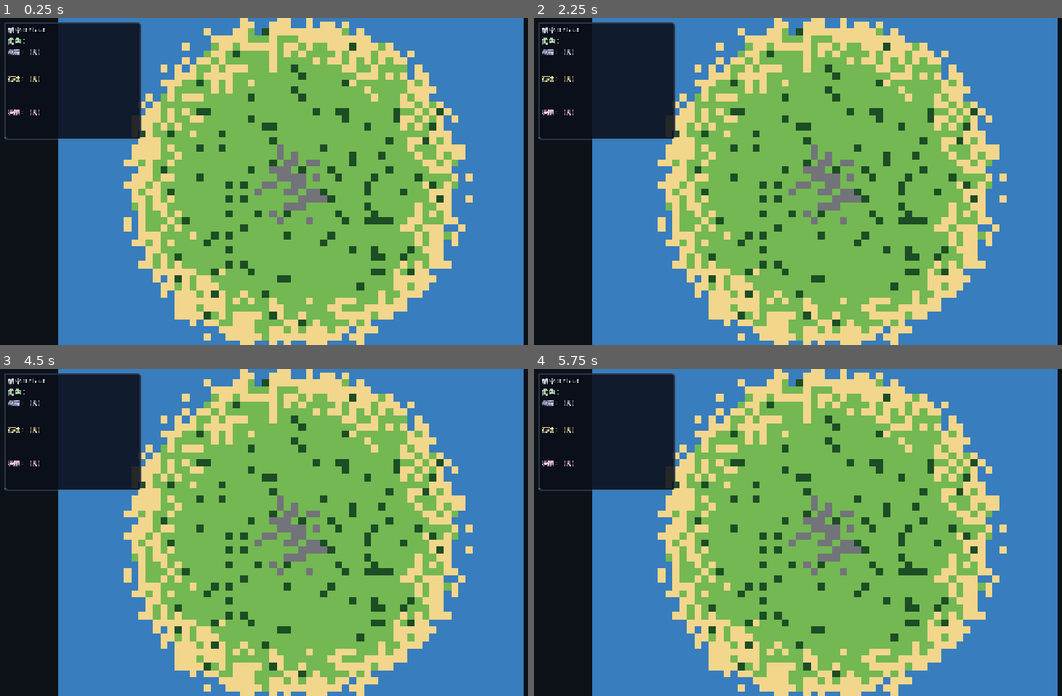
Above: before the commit, frames 1-4 (two rows, left to right).
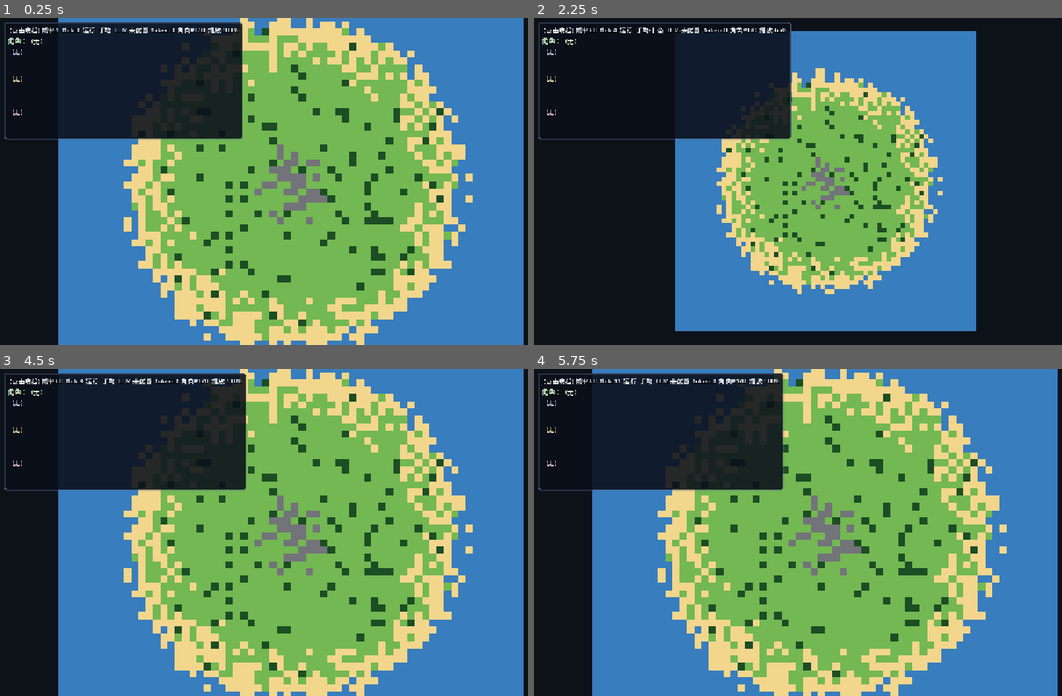
Above: after the commit, the same moments.

Repository: PU-UP/pixel_world
Game: Godot game, scene res://scenes/Main.tscn
The game is run twice, just before and just after one commit, with the same random seed, the same clock (stepped at 60 frames per second) and the same inputs.
Inputs (mouse positions are in pixels of both pictures, inside the frame that each line leads up to):
- Up to frame 1 (0.25 s): no input
- Up to frame 2 (2.25 s): tap Enter at 0.5, 2 s; move the mouse to (951, 165) at 0.52 s; press the mouse at (951, 165) at 0.53 s; hold D (move_right) 0.53-1.28 s; tap Space at 1.25 s; move the mouse to (708, 197) at 1.27 s; release the mouse at (708, 197) at 1.28 s; hold S (move_down) 1.28-2.03 s; tap Tab (toggle_agent) at 1.35 s; move the mouse to (882, 109) at 2.02 s; hold D (move_right) from 2.03 s (still down); hold G (toggle_god_view) from 2.03 s (still down)
- Up to frame 3 (4.5 s): tap Space at 2.75, 4.25 s; move the mouse to (264, 597) at 2.77 s; release D (move_right) at 2.78 s; release G (toggle_god_view) at 2.78 s; hold W (move_up) 2.78-3.53 s; click (264, 597) at 2.85 s; tap Enter at 3.5 s; move the mouse to (464, 581) at 3.52 s; hold Tab (toggle_agent) 3.53-4.28 s; hold A (move_left) from 3.53 s (still down); move the mouse to (116, 483) at 4.27 s; tap G (toggle_god_view) at 4.35 s
- Up to frame 4 (5.75 s): move the mouse to (856, 532) at 5.02 s; release A (move_left) at 5.03 s; press the mouse at (856, 532) at 5.03 s; hold S (move_down) from 5.03 s (still down)

The runs differ from the first frame. In frame 1, 7.4% of the frame differs, in the area x 1-47%, y 1-38%; in frame 2, 68%, in the area x 1-100%, y 0-100%; in frame 3, 7.7%; in frame 4, 7.9%.
Error before the commit: Parse Error: Function "_control_mode_label" has the same name as a previously declared function. (res://scripts/main.gd:136)

Commit message:
fix: duplicate _control_mode_label; docs: v2.0 acceptance and agent handoff
Remove duplicate function that blocked Godot parse. Add acceptance checklist and handoff doc for P2.1 observer god view and fog-fair agent visibility.

Co-authored-by: Cursor <cursoragent@cursor.com>

Diff:
--- a/godot/scripts/main.gd
+++ b/godot/scripts/main.gd
@@ -127,10 +127,6 @@
 func _set_control_mode(mode: int) -> void:
 	_control_mode = mode
 	_coordinator.set_agent_mode(mode == ControlMode.AGENT)
-
-
-func _control_mode_label() -> String:
-	return "自主" if _control_mode == ControlMode.AGENT else "手动"
 
 
 func _control_mode_label() -> String:
Not shown, changed: README.md
Not shown, added: docs/agent-handoff.md
Not shown, added: docs/v2.0-acceptance.md
